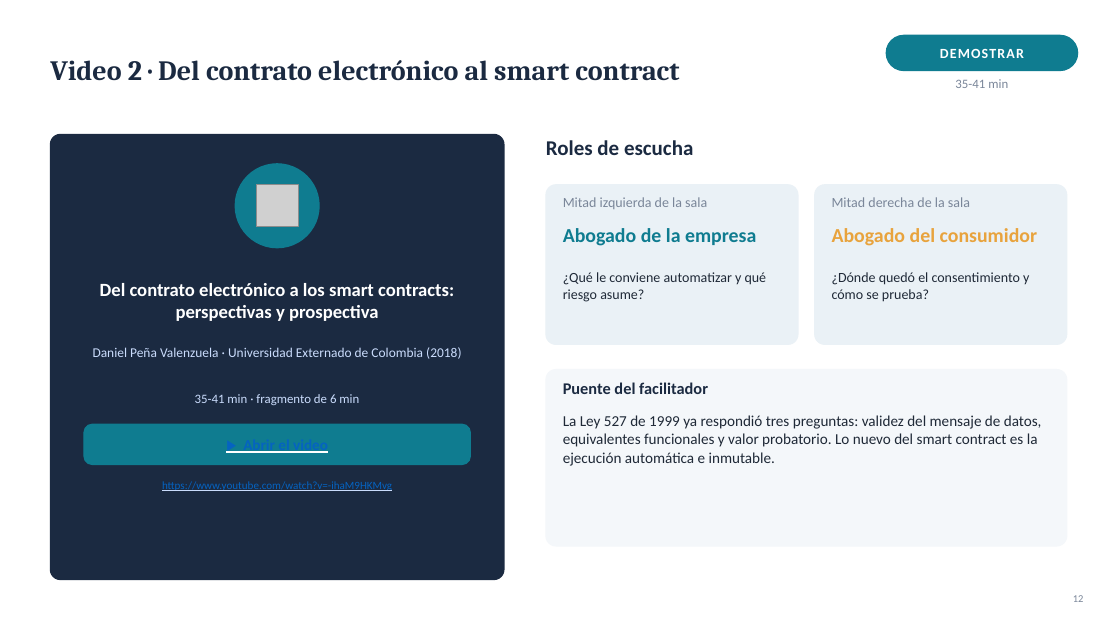
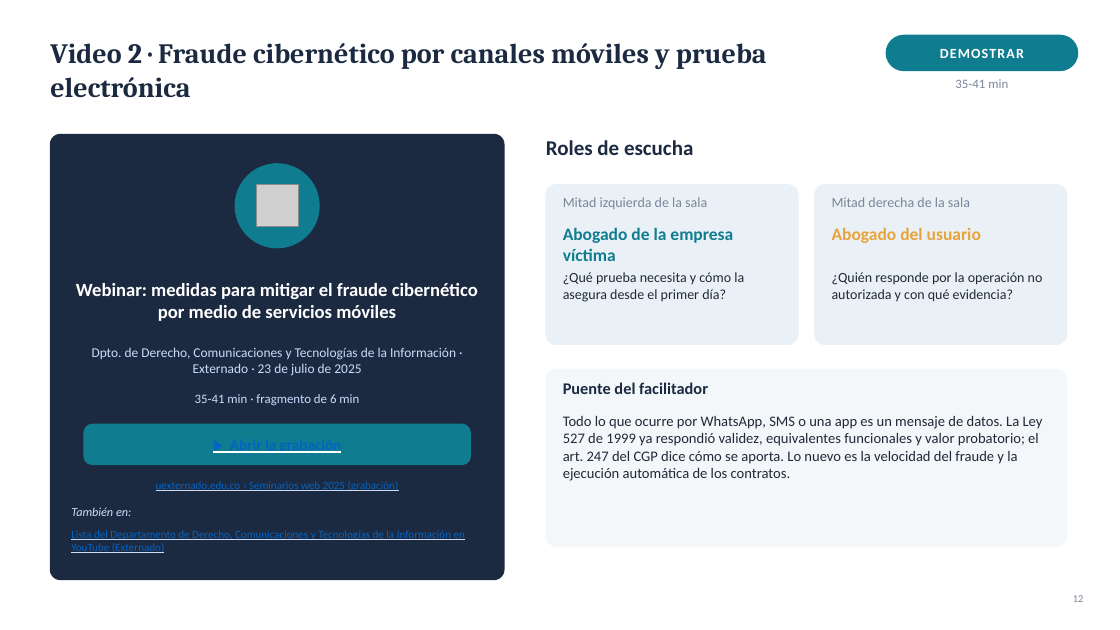
Before and after one commit to Arturoramos22/Arturoramos22, a slide deck: slide 12 of conferencia-derecho-tecnologia/DIAPOSITIVAS.pptx. Drawn at 1120x630 pixels with LibreOffice and Linux fonts; fonts in the diff are those of the drawing; grey boxes stand for pictures. Boxes give left, top, right and bottom in pixels: in the first picture for what was removed or moved away, otherwise in the second. Text is boxed around its words. In the diff, an @@ line names an element or a change of style, - is before the commit and + after.

```diff
--- a/conferencia-derecho-tecnologia/DIAPOSITIVAS.pptx
+++ b/conferencia-derecho-tecnologia/DIAPOSITIVAS.pptx
@@ text at (50, 43, 767, 98): text changed @@
-Video 2 · Del contrato electrónico al smart contract
+Video 2 · Fraude cibernético por canales móviles y prueba electrónica
@@ text at (563, 227, 733, 261): text changed; size 17 to 15 pt @@
-Abogado de la empresa
+Abogado de la empresa víctima
@@ text at (832, 227, 981, 243): text changed; size 17 to 15 pt @@
-Abogado del consumidor
+Abogado del usuario
@@ text at (76, 283, 478, 321): text changed @@
-Del contrato electrónico a los smart contracts: perspectivas y prospectiva
+Webinar: medidas para mitigar el fraude cibernético por medio de servicios móviles
@@ text at (563, 272, 744, 302): text changed @@
-¿Qué le conviene automatizar y qué riesgo asume?
+¿Qué prueba necesita y cómo la asegura desde el primer día?
@@ text at (832, 272, 1043, 302): text changed @@
-¿Dónde quedó el consentimiento y cómo se prueba?
+¿Quién responde por la operación no autorizada y con qué evidencia?
@@ text at (92, 347, 456, 376): text changed @@
-Daniel Peña Valenzuela · Universidad Externado de Colombia (2018)
+Dpto. de Derecho, Comunicaciones y Tecnologías de la Información · Externado · 23 de julio de 2025
@@ text at (563, 416, 1043, 481): text changed; size 13 to 12.5 pt @@
-La Ley 527 de 1999 ya respondió tres preguntas: validez del mensaje de datos, equivalentes funcionales y valor probatorio. Lo nuevo del smart contract es la ejecución automática e inmutable.
+Todo lo que ocurre por WhatsApp, SMS o una app es un mensaje de datos. La Ley 527 de 1999 ya respondió validez, equivalentes funcionales y valor probatorio; el art. 247 del CGP dice cómo se aporta. Lo nuevo es la velocidad del fraude y la ejecución automática de los contratos.
@@ text at (230, 440, 342, 453): text changed @@
-▶ Abrir el video
+▶ Abrir la grabación
@@ text added at (71, 507, 131, 516), 10.5 pt, text #CADCFC, italic @@
+También en:
@@ text at (156, 481, 399, 491): text changed @@
-https://www.youtube.com/watch?v=-ihaM9HKMvg
+uexternado.edu.co › Seminarios web 2025 (grabación)
@@ text added at (71, 530, 465, 553), 9.5 pt, text #0563C1, underline @@
+Lista del Departamento de Derecho, Comunicaciones y Tecnologías de la Información en YouTube (Externado)
```
Also in this commit, not shown: 9 other slides changed, 6 other files.
